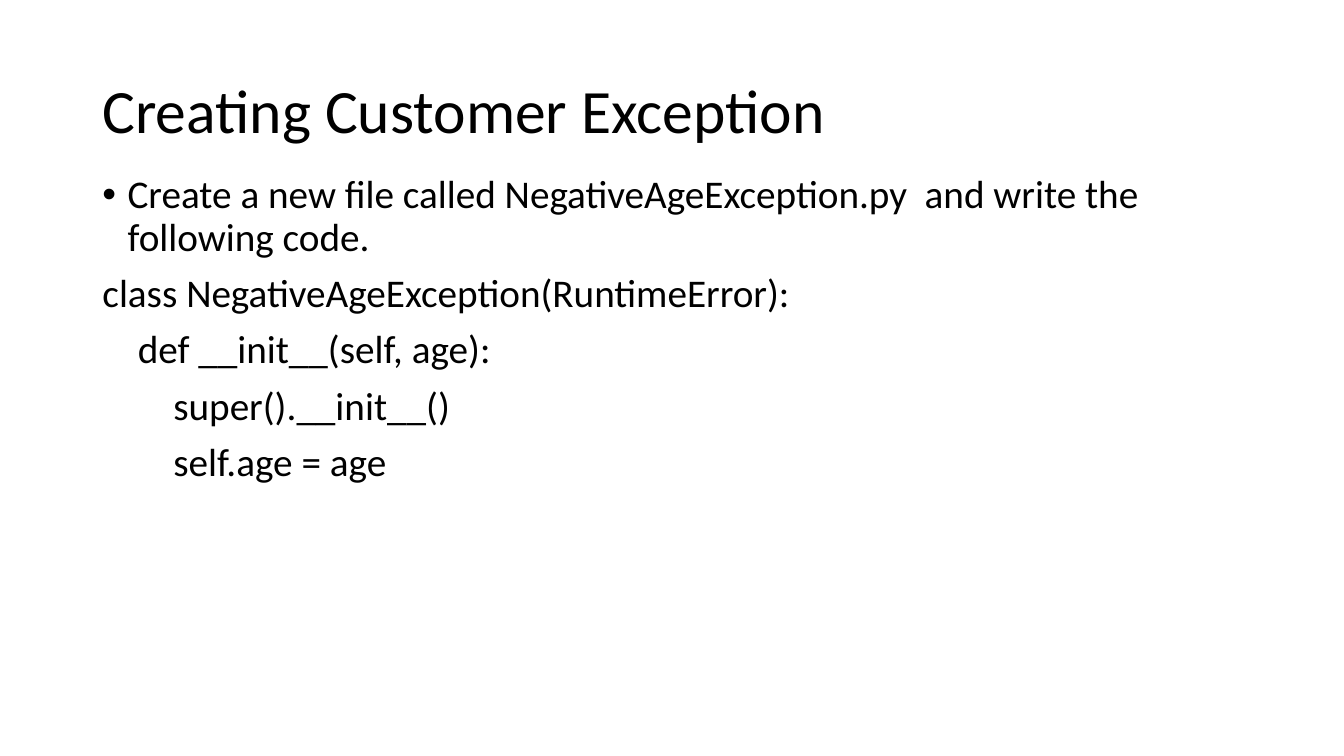
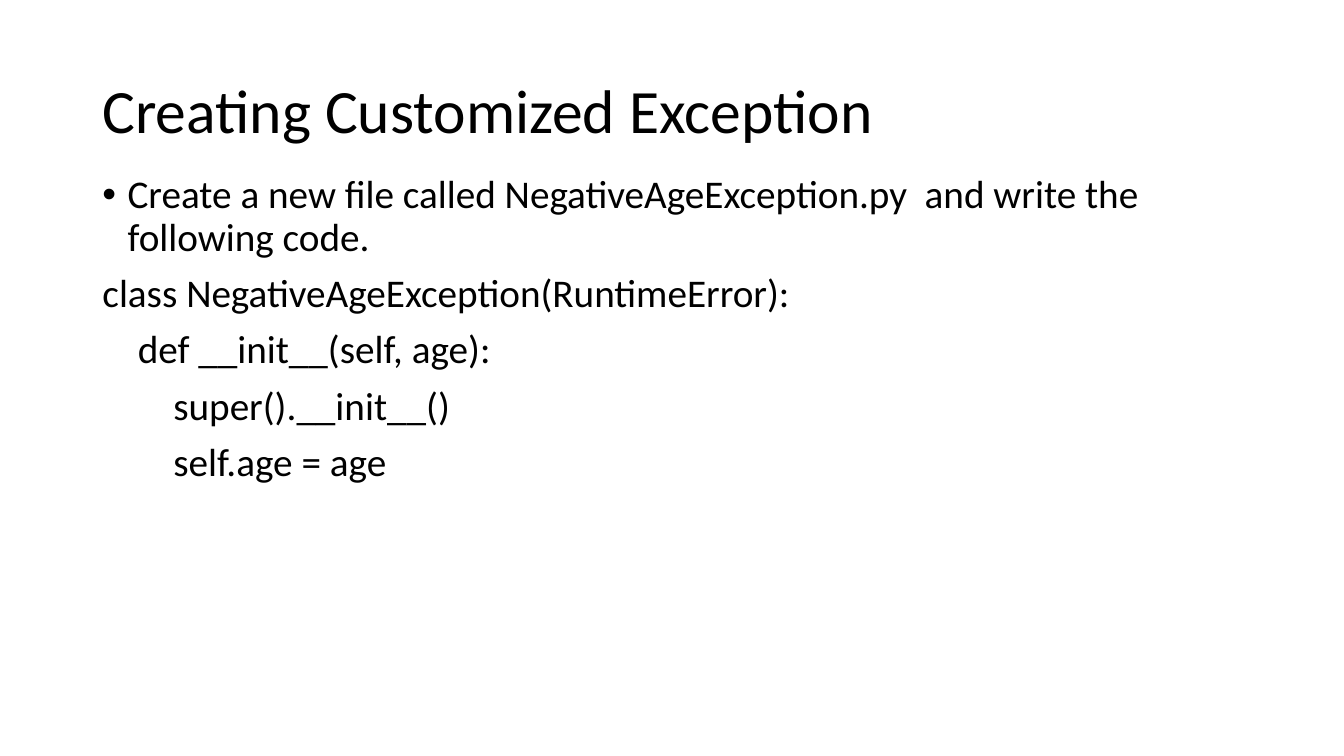
Before and after one commit to bhajojo/PythonTraining, a slide deck: slide 9 of Day_6_Training.pptx. Drawn at 1344x756 pixels with LibreOffice and Linux fonts; fonts in the diff are those of the drawing. Boxes give left, top, right and bottom in pixels: in the first picture for what was removed or moved away, otherwise in the second. Text is boxed around its words. In the diff, an @@ line names an element or a change of style, - is before the commit and + after.

Commit message:
added Exception Handling code

```diff
--- a/Day_6_Training.pptx
+++ b/Day_6_Training.pptx
@@ title at (102, 90, 872, 144): text changed @@
-Creating Customer Exception
+Creating Customized Exception
```
Also in this commit, not shown: 6 other files.
